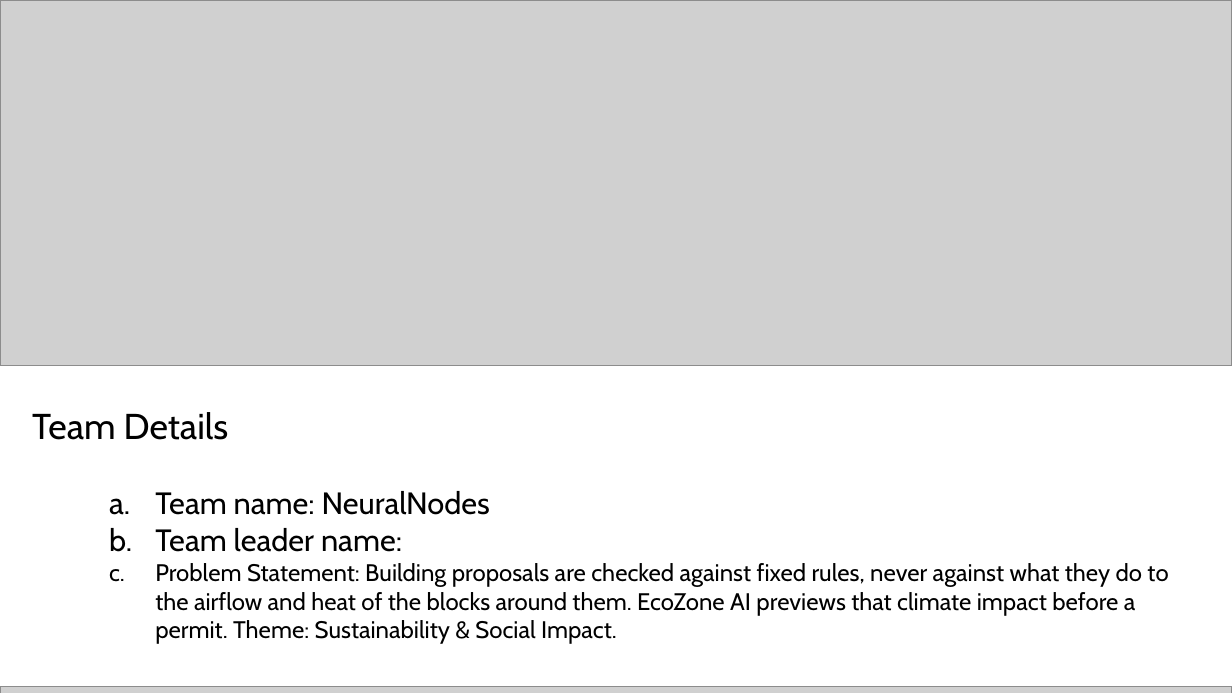
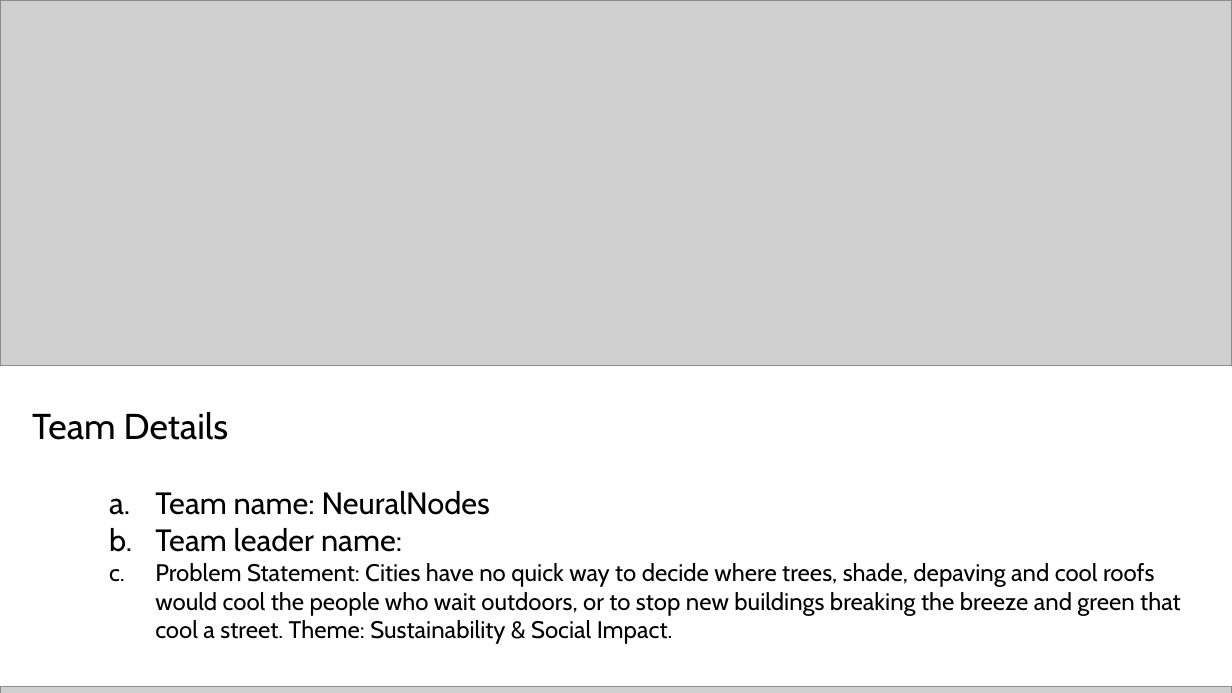
Before and after one commit to AnkitaShr-Code/EcoZone-AI, a slide deck: slide 1 of NeuralNodes - AI Builder Cup Submission.pptx. Drawn at 1232x693 pixels with LibreOffice and Linux fonts; fonts in the diff are those of the drawing; grey boxes stand for pictures. Boxes give left, top, right and bottom in pixels: in the first picture for what was removed or moved away, otherwise in the second. Text is boxed around its words. In the diff, an @@ line names an element or a change of style, - is before the commit and + after.

```diff
--- a/NeuralNodes - AI Builder Cup Submission.pptx
+++ b/NeuralNodes - AI Builder Cup Submission.pptx
@@ text at bbox=[155, 563, 1180, 644]: text changed @@
-  c. Problem Statement: Building proposals are checked against fixed rules, never against what they do to the airflow and heat of the blocks around them. EcoZone AI previews that climate impact before a permit. Theme: Sustainability & Social Impact.
+  c. Problem Statement: Cities have no quick way to decide where trees, shade, depaving and cool roofs would cool the people who wait outdoors, or to stop new buildings breaking the breeze and green that cool a street. Theme: Sustainability & Social Impact.
```
Also in this commit, not shown: 6 other files.
